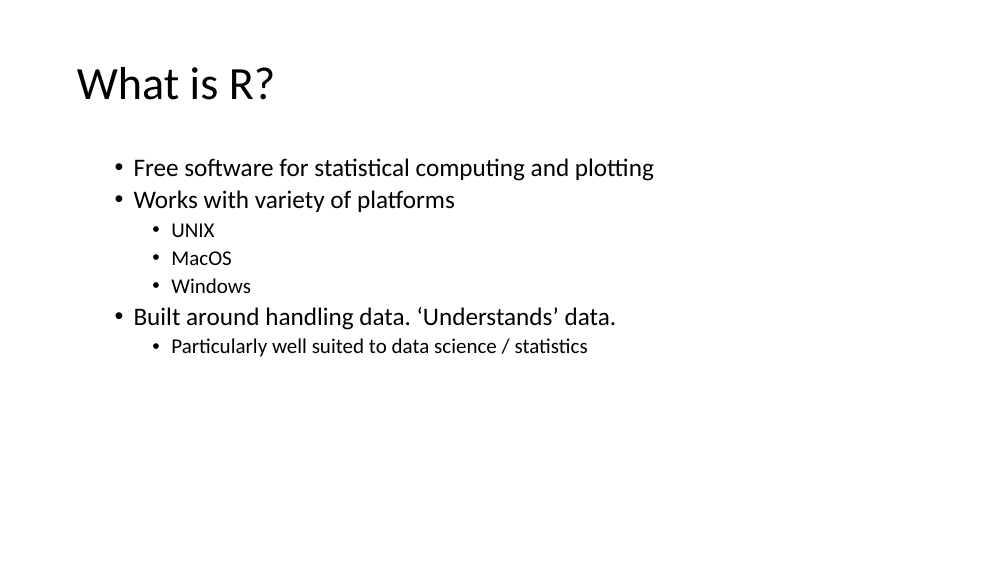
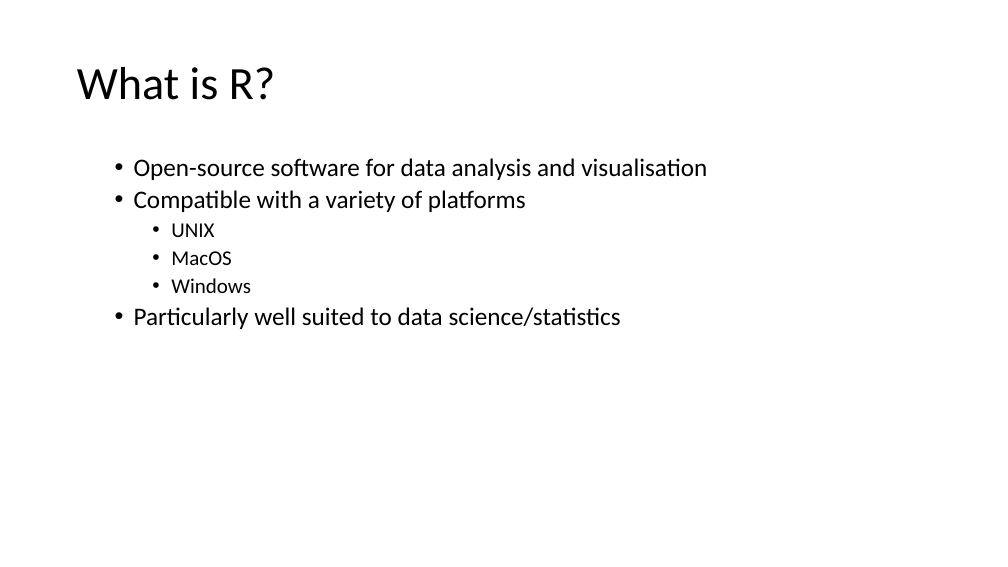
Before and after one commit to ClinicianCoders/ClinicianCoders, a slide deck: slide 5 of Workshops/Workshop1.pptx. Drawn at 1008x567 pixels with LibreOffice and Linux fonts; fonts in the diff are those of the drawing. Boxes give left, top, right and bottom in pixels: in the first picture for what was removed or moved away, otherwise in the second. Text is boxed around its words. In the diff, an @@ line names an element or a change of style, - is before the commit and + after.

Commit message:
Updated Workshop 1.

```diff
--- a/Workshops/Workshop1.pptx
+++ b/Workshops/Workshop1.pptx
@@ text at box(134, 158, 707, 212): text changed @@
-  • Free software for statistical computing and plotting
-  • Works with variety of platforms
+  • Open-source software for data analysis and visualisation
+  • Compatible with a variety of platforms
@@ text at box(134, 307, 621, 329): text changed; size 20 to 24 pt @@
-  • Built around handling data. ‘Understands’ data.
-    • Particularly well suited to data science / statistics
+  • Particularly well suited to data science/statistics
```
Also in this commit, not shown: 28 other slides changed, 2 other files.
